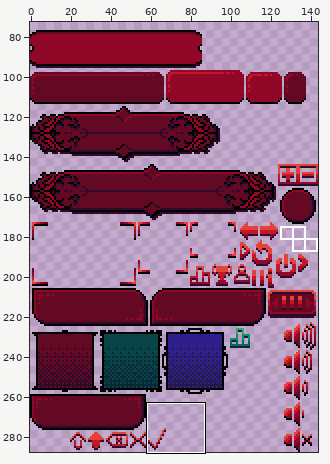
Edited in one commit: sprite sheet (Assets/Sprites/ButtonsUI.png). Above, an overview of the earlier version with the close-up marked.
Close-up. Before the edit:
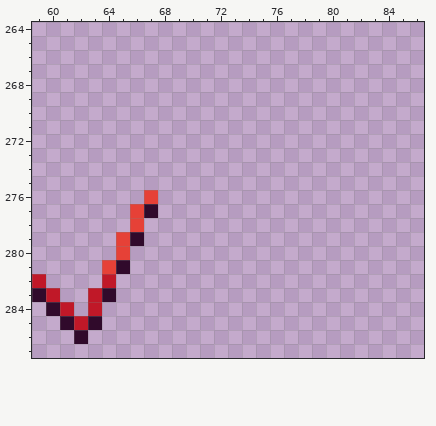
The file is 144x288 pixels. Shown: x 59..86, y 264..287. The wide view leaves out empty margins.
After the commit:
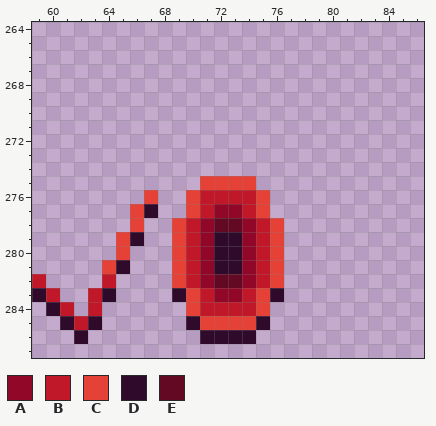
Palette (. is transparent): A #910728  B #c01828  C #e64137  D #300a2b  E #640924
Difference:
@@ x 67..78 @@
 274 ............
-275 ............
-276 C...........
-277 D...........
-278 ............
-279 ............
-280 ............
-281 ............
-282 ............
-283 ............
-284 ............
-285 ............
-286 ............
+275 ....CCCC....
+276 C..CBBBBC...
+277 D..CBAABC...
+278 ..CBAEEABC..
+279 ..CBADDABC..
+280 ..CBADDABC..
+281 ..CBADDABC..
+282 ..CBAEEABC..
+283 ..DCBAABCD..
+284 ...CBBBBC...
+285 ...DCCCCD...
+286 ....DDDD....
 287 ............
Changed places in both close-ups, as pixel boxes (x1, y1, x2, y2):
added: (172, 176, 284, 344)
